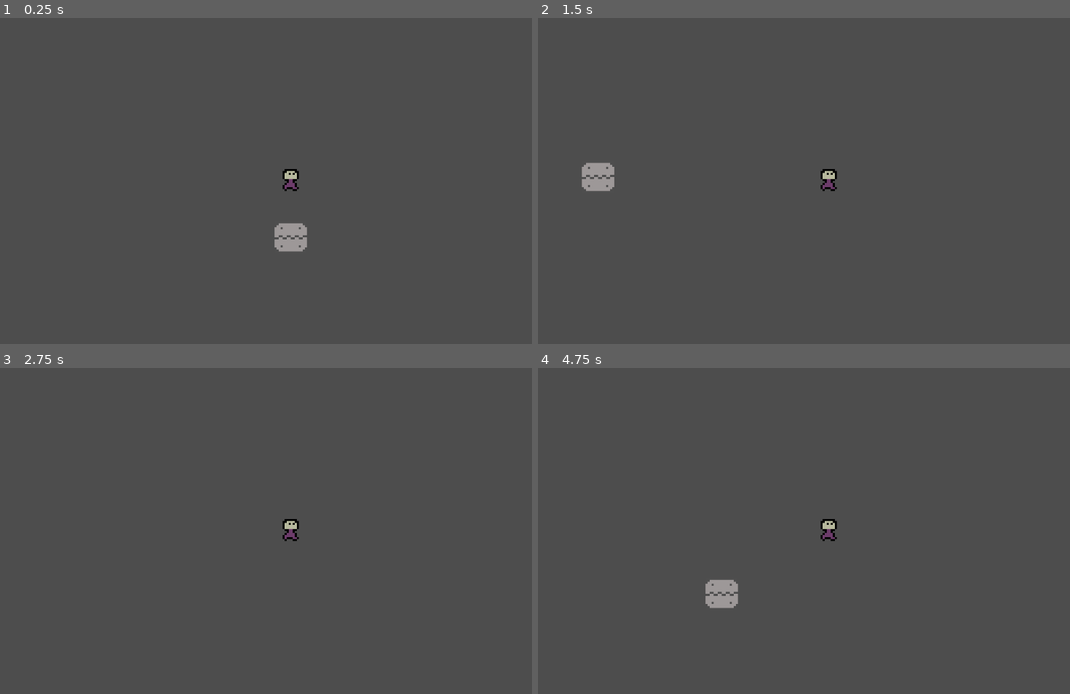
Above: before the commit, frames 1-4 (two rows, left to right).
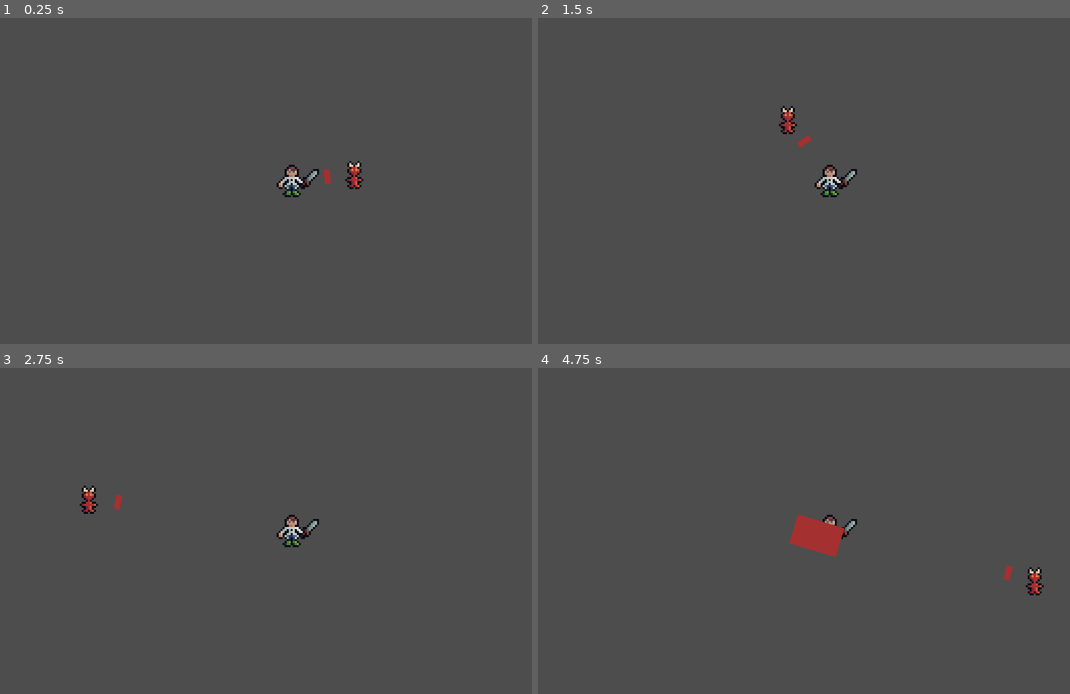
Above: after the commit, the same moments.

Repository: SandstoneHobo/Helleporter
Game: Godot game, scene res://scenes/levels/level_1.tscn
Same seed, same stepped clock (60 frames per second), same inputs: the game is played once before the commit and once after it.
Inputs (mouse positions are in pixels of both pictures, inside the frame that each line leads up to):
- Up to frame 1 (0.25 s): no input
- Up to frame 2 (1.5 s): move the mouse to (958, 164) at 0.52 s; hold D (move_right) 0.53-1.28 s; click (958, 164) at 0.6 s; right-click (958, 164) at 0.8 s; move the mouse to (713, 197) at 1.27 s; hold Down (move_down) from 1.28 s (still down); right-click (713, 197) at 1.35 s
- Up to frame 3 (2.75 s): click (175, 547) at 1.55 s; move the mouse to (351, 459) at 2.02 s; release Down (move_down) at 2.03 s; hold D (move_right) from 2.03 s (still down); click (351, 459) at 2.1 s; right-click (351, 459) at 2.3 s
- Up to frame 4 (4.75 s): move the mouse to (798, 596) at 2.77 s; release D (move_right) at 2.78 s; hold W (move_up) 2.78-3.53 s; right-click (798, 596) at 2.85 s; click (798, 596) at 3.05 s; move the mouse to (1000, 579) at 3.52 s; hold A (move_left) from 3.53 s (still down); click (1000, 579) at 3.6 s; right-click (1000, 579) at 3.8 s; move the mouse to (655, 482) at 4.27 s; right-click (655, 482) at 4.35 s; click (655, 482) at 4.55 s

The runs differ from the first frame. In frame 1, 1.1% of the frame differs, in the area x 51-69%, y 43-72%; in frame 2, 1.1%; in frame 3, 0.6%; in frame 4, 1.7%, in the area x 31-96%, y 44-74%.

Commit message:
added basic attack logic for player and enemy as well as enemy pathfinding

Diff:
--- a/helleporter/project.godot
+++ b/helleporter/project.godot
@@ -14,6 +14,11 @@
 run/main_scene="uid://cs4dr6srl2l7"
 config/features=PackedStringArray("4.4", "Forward Plus")
 config/icon="res://icon.svg"
+
+[global_group]
+
+Player="Group contains only the player"
+Enemies="Group containing every enemy in game"
 
 [input]
 
--- /dev/null
+++ b/helleporter/scenes/demon.tscn
@@ -0,0 +1,32 @@
+[gd_scene load_steps=5 format=3 uid="uid://bq5x48hqnvcxg"]
+
+[ext_resource type="Script" uid="uid://c7e4h88cu4ysv" path="res://scripts/demon.gd" id="1_3t42y"]
+[ext_resource type="Texture2D" uid="uid://cevmlnoimu4tx" path="res://assets/sprites/demon_sprite.png" id="1_ye80u"]
+[ext_resource type="Texture2D" uid="uid://cuh6l0kme143s" path="res://assets/sprites/hitbox_test.png" id="3_ofewj"]
+
+[sub_resource type="RectangleShape2D" id="RectangleShape2D_3t42y"]
+size = Vector2(11, 16)
+
+[node name="Demon" type="CharacterBody2D" groups=["Enemies"]]
+motion_mode = 1
+script = ExtResource("1_3t42y")
+
+[node name="Hitbox" type="CollisionShape2D" parent="."]
+position = Vector2(-0.5, 1)
+shape = SubResource("RectangleShape2D_3t42y")
+
+[node name="Sprite2D" type="Sprite2D" parent="."]
+texture = ExtResource("1_ye80u")
+
+[node name="AttackCooldown" type="Timer" parent="."]
+
+[node name="RayCast2D" type="RayCast2D" parent="."]
+scale = Vector2(2, 2)
+target_position = Vector2(7.5, 0)
+
+[node name="Sprite2D" type="Sprite2D" parent="RayCast2D"]
+position = Vector2(7, 0)
+scale = Vector2(0.09375, 0.21875)
+texture = ExtResource("3_ofewj")
+
+[connection signal="timeout" from="AttackCooldown" to="." method="_on_attack_cooldown_timeout"]
--- a/helleporter/scenes/levels/level_1.tscn
+++ b/helleporter/scenes/levels/level_1.tscn
@@ -1,13 +1,17 @@
-[gd_scene load_steps=3 format=3 uid="uid://cs4dr6srl2l7"]
+[gd_scene load_steps=4 format=3 uid="uid://cs4dr6srl2l7"]
 
-[ext_resource type="Texture2D" uid="uid://8jan47mslpuj" path="res://assets/sprites/blocktile.png" id="1_6iamk"]
+[ext_resource type="Script" uid="uid://r7rcwyu6mgp3" path="res://scripts/game_manager.gd" id="1_nsrm0"]
+[ext_resource type="PackedScene" uid="uid://bq5x48hqnvcxg" path="res://scenes/demon.tscn" id="2_6iamk"]
 [ext_resource type="PackedScene" uid="uid://cde5ppaafj178" path="res://scenes/player.tscn" id="2_nsrm0"]
 
 [node name="Level1" type="Node2D"]
 
-[node name="Blocktile" type="Sprite2D" parent="."]
-position = Vector2(6, 37)
-texture = ExtResource("1_6iamk")
+[node name="GameManager" type="Node" parent="."]
+unique_name_in_owner = true
+script = ExtResource("1_nsrm0")
 
 [node name="Player" parent="." instance=ExtResource("2_nsrm0")]
 position = Vector2(8, 9)
+
+[node name="Demon" parent="." instance=ExtResource("2_6iamk")]
+position = Vector2(48, 5)
--- a/helleporter/scenes/player.tscn
+++ b/helleporter/scenes/player.tscn
@@ -1,26 +1,37 @@
-[gd_scene load_steps=4 format=3 uid="uid://cde5ppaafj178"]
+[gd_scene load_steps=6 format=3 uid="uid://cde5ppaafj178"]
 
 [ext_resource type="Script" uid="uid://bnuj6uxjkvhyr" path="res://scripts/player.gd" id="1_3vyb7"]
-[ext_resource type="Texture2D" uid="uid://bd0lmbs0n1yr" path="res://assets/sprites/playersprite2.png" id="2_g2els"]
+[ext_resource type="Script" uid="uid://bkuck1rq5yiid" path="res://scripts/player_stats.gd" id="2_dqkch"]
+[ext_resource type="Texture2D" uid="uid://fjkntxy8mfrb" path="res://assets/sprites/player_sprite.png" id="2_g2els"]
+[ext_resource type="PackedScene" uid="uid://b1sq24n6abdt4" path="res://scenes/sword.tscn" id="3_qhqgy"]
 
-[sub_resource type="RectangleShape2D" id="RectangleShape2D_qhqgy"]
-size = Vector2(6, 9)
+[sub_resource type="RectangleShape2D" id="RectangleShape2D_dqkch"]
+size = Vector2(7, 14)
 
-[node name="Player" type="CharacterBody2D"]
+[node name="Player" type="CharacterBody2D" groups=["Player"]]
+motion_mode = 1
 script = ExtResource("1_3vyb7")
+
+[node name="Stats" type="Node" parent="."]
+unique_name_in_owner = true
+script = ExtResource("2_dqkch")
 
 [node name="Skin" type="Sprite2D" parent="."]
 texture = ExtResource("2_g2els")
 
 [node name="Hitbox" type="CollisionShape2D" parent="."]
-position = Vector2(-2, -0.5)
-shape = SubResource("RectangleShape2D_qhqgy")
+position = Vector2(-0.5, 0)
+shape = SubResource("RectangleShape2D_dqkch")
 
 [node name="Camera2D" type="Camera2D" parent="."]
-position = Vector2(-2, 0)
+position = Vector2(-1, 0)
 zoom = Vector2(4, 4)
 
 [node name="TeleportTimer" type="Timer" parent="."]
 wait_time = 0.5
 
+[node name="Sword" parent="." instance=ExtResource("3_qhqgy")]
+position = Vector2(8, 0)
+
+[connection signal="timeout" from="TeleportTimer" to="." method="_on_teleport_timer_timeout"]
 [connection signal="timeout" from="TeleportTimer" to="." method="_on_timer_timeout"]
--- a/helleporter/scenes/sword.tscn
+++ b/helleporter/scenes/sword.tscn
@@ -1,7 +1,36 @@
-[gd_scene format=3 uid="uid://b1sq24n6abdt4"]
+[gd_scene load_steps=5 format=3 uid="uid://b1sq24n6abdt4"]
 
-[node name="Sword" type="RigidBody2D"]
+[ext_resource type="Script" uid="uid://bvwhy0f6x6gxd" path="res://scripts/sword.gd" id="1_s4ec8"]
+[ext_resource type="Texture2D" uid="uid://wm6xfkthsxpw" path="res://assets/sprites/sword_sprite.png" id="1_ycbs3"]
+[ext_resource type="Texture2D" uid="uid://cuh6l0kme143s" path="res://assets/sprites/hitbox_test.png" id="3_s4ec8"]
+
+[sub_resource type="SegmentShape2D" id="SegmentShape2D_n355p"]
+a = Vector2(1.33333, -3.33333)
+b = Vector2(1.33333, 1.66667)
+
+[node name="Sword" type="Area2D"]
+script = ExtResource("1_s4ec8")
+
+[node name="SwordSprite" type="Sprite2D" parent="."]
+texture = ExtResource("1_ycbs3")
 
 [node name="Hitbox" type="CollisionShape2D" parent="."]
+position = Vector2(-4, 3)
+scale = Vector2(8, 3)
+shape = SubResource("SegmentShape2D_n355p")
+disabled = true
 
-[node name="Sprite2D" type="Sprite2D" parent="."]
+[node name="Sprite2D" type="Sprite2D" parent="Hitbox"]
+visible = false
+position = Vector2(1.33333, -0.833333)
+scale = Vector2(0.1875, 0.3125)
+texture = ExtResource("3_s4ec8")
+
+[node name="AttackTimer" type="Timer" parent="."]
+wait_time = 0.3
+
+[node name="CooldownTimer" type="Timer" parent="."]
+
+[connection signal="body_entered" from="." to="." method="_on_body_entered"]
+[connection signal="timeout" from="AttackTimer" to="." method="_on_attack_timer_timeout"]
+[connection signal="timeout" from="CooldownTimer" to="." method="_on_cooldown_timer_timeout"]
--- /dev/null
+++ b/helleporter/scripts/demon.gd
@@ -0,0 +1,55 @@
+extends CharacterBody2D
+
+var max_health := 10
+var cur_health := 10
+var damage := 1
+var player_position = Vector2(0,0)
+var move_speed = 1
+var attack_damage = 1
+
+var attack_on_cooldown = false
+
+@onready var game_manager: Node = %GameManager
+@onready var attack_cooldown: Timer = $AttackCooldown
+@onready var ray_cast: RayCast2D = $RayCast2D
+
+func _on_attack_cooldown_timeout() -> void:
+	attack_on_cooldown = false
+
+func attack():
+	var collider = ray_cast.get_collider()
+	if ray_cast.is_colliding() and collider:
+		if collider.is_in_group("Player") and not attack_on_cooldown:
+			collider.take_damage(attack_damage)
+			attack_on_cooldown = true
+			attack_cooldown.start()
+
+func take_damage(damage: int):
+	cur_health -= damage
+
+# Called when the node enters the scene tree for the first time.
+func _ready() -> void:
+	pass # Replace with function body.
+
+# Called every frame. 'delta' is the elapsed time since the previous frame.
+func _process(delta: float) -> void:
+	if cur_health <= 0:
+		self.queue_free()
+	player_position = game_manager._get_player_position()
+	ray_cast.look_at(player_position)
+	attack()
+
+func _physics_process(_delta: float) -> void:
+	var x_delta = self.global_position.x - player_position.x
+	var y_delta = self.global_position.y - player_position.y
+
+	if x_delta > 5 or x_delta < -5:
+		velocity.x = x_delta * move_speed * -1
+	else:
+		velocity.x = move_toward(velocity.x, 0, move_speed)
+	if y_delta > 5 or y_delta < -5:
+		velocity.y = y_delta * move_speed * -1
+	else:
+		velocity.y = move_toward(velocity.y, 0, move_speed)
+
+	move_and_slide()
--- /dev/null
+++ b/helleporter/scripts/game_manager.gd
@@ -0,0 +1,12 @@
+extends Node
+
+var player_position = Vector2(0,0)
+
+func _get_player_position():
+	return player_position
+
+func _set_player_position(position: Vector2):
+	player_position = position
+
+func _process(delta: float) -> void:
+	pass
--- a/helleporter/scripts/player.gd
+++ b/helleporter/scripts/player.gd
@@ -1,32 +1,58 @@
 extends CharacterBody2D
 
 @onready var teleport_timer: Timer = $TeleportTimer
-const SPEED = 150.0
-var teleport_on_cooldown = false
+@onready var sword: Area2D = $Sword
+@onready var skin: Sprite2D = $Skin
+@onready var game_manager: Node = %GameManager
+@onready var stats: Node = $Stats
 
-func _on_timer_timeout() -> void:
+var teleport_on_cooldown := false
+
+func deal_damage():
+	sword.attack()
+
+func take_damage(amount: int):
+	stats.cur_health -= amount
+
+func _on_teleport_timer_timeout() -> void:
 	teleport_on_cooldown = false
 
+func _ready() -> void:
+	game_manager._set_player_position(self.global_position)
+
 func _process(_delta: float) -> void:
+	if stats.cur_health <= 0:
+		self.queue_free()
+
+	#broadcasts position to game manager for enemy pathfinding
+	game_manager._set_player_position(self.global_position)
 	#checks if the player presses the teleport button while the skill is available
 	if Input.is_action_just_pressed("teleport") and not teleport_on_cooldown:
 		self.global_position = get_global_mouse_position()
 		teleport_on_cooldown = true
 		teleport_timer.start()
 
+	#TODO: disable sword hit box until attack is pressed and find way to do same on demon
+	if Input.is_action_just_pressed("attack"):
+		deal_damage()
+	if (self.global_rotation > 2 or self.global_rotation < -2):
+		skin.flip_v = true
+	else:
+		skin.flip_v = false
+
 func _physics_process(_delta: float) -> void:
 	#Detects move_left and move_right actions to calculate horizontal velocity
 	var h_direction := Input.get_axis("move_left", "move_right")
 	if h_direction:
-		velocity.x = h_direction * SPEED
+		velocity.x = h_direction * stats.move_speed
 	else:
-		velocity.x = move_toward(velocity.x, 0, SPEED)
+		velocity.x = move_toward(velocity.x, 0, stats.move_speed)
 
 	#Detects move_up and move_down actions to calculate horizontal velocity
 	var v_direction := Input.get_axis("move_up", "move_down")
 	if v_direction:
-		velocity.y = v_direction * SPEED
+		velocity.y = v_direction * stats.move_speed
 	else:
-		velocity.y = move_toward(velocity.y, 0, SPEED)
+		velocity.y = move_toward(velocity.y, 0, stats.move_speed)
 
 	move_and_slide()
--- /dev/null
+++ b/helleporter/scripts/player_stats.gd
@@ -0,0 +1,16 @@
+extends Node
+
+#player stats
+var max_health := 10
+var cur_health := 10
+var move_speed := 150.0
+var attack_damage := 5
+
+# Called when the node enters the scene tree for the first time.
+func _ready() -> void:
+	pass # Replace with function body.
+
+
+# Called every frame. 'delta' is the elapsed time since the previous frame.
+func _process(delta: float) -> void:
+	pass
--- /dev/null
+++ b/helleporter/scripts/sword.gd
@@ -0,0 +1,37 @@
+extends Area2D
+
+@onready var hitbox: CollisionShape2D = $Hitbox
+@onready var sprite_2d: Sprite2D = $Hitbox/Sprite2D
+@onready var stats: Node = %Stats
+@onready var attack_timer: Timer = $AttackTimer
+@onready var cooldown_timer: Timer = $CooldownTimer
+
+var attack_on_cooldown = false
+
+func toggle_hitbox():
+	hitbox.disabled = not hitbox.disabled
+	sprite_2d.visible = not sprite_2d.visible
+
+#funcion damages all enemies in sword hitbox
+func attack():
+	toggle_hitbox()
+	attack_on_cooldown = true
+	attack_timer.start()
+	cooldown_timer.start()
+
+# Called every frame. 'delta' is the elapsed time since the previous frame.
+func _process(delta: float) -> void:
+	hitbox.look_at(get_global_mouse_position())
+
+func _on_body_entered(body: Node2D) -> void:
+	if body.is_in_group("Enemies"):
+		body.take_damage(stats.attack_damage)
+
+
+func _on_attack_timer_timeout() -> void:
+	toggle_hitbox()
+	attack_timer.stop()
+
+
+func _on_cooldown_timer_timeout() -> void:
+	attack_on_cooldown = false
Binary file added: helleporter/assets/sprites/demon_sprite.png
Not shown, added: helleporter/assets/sprites/demon_sprite.png.import
Binary file added: helleporter/assets/sprites/hitbox_test.png
Not shown, added: helleporter/assets/sprites/hitbox_test.png.import
Binary file added: helleporter/assets/sprites/player_sprite.png
Not shown, added: helleporter/assets/sprites/player_sprite.png.import
Binary file removed: helleporter/assets/sprites/playersprite2.png
Binary file added: helleporter/assets/sprites/sword_sprite.png
Not shown, changed: helleporter/assets/sprites/sword_sprite.png.import
Not shown, added: helleporter/scripts/demon.gd.uid
Not shown, added: helleporter/scripts/game_manager.gd.uid
Not shown, added: helleporter/scripts/player_stats.gd.uid
(and 1 more such lines)
